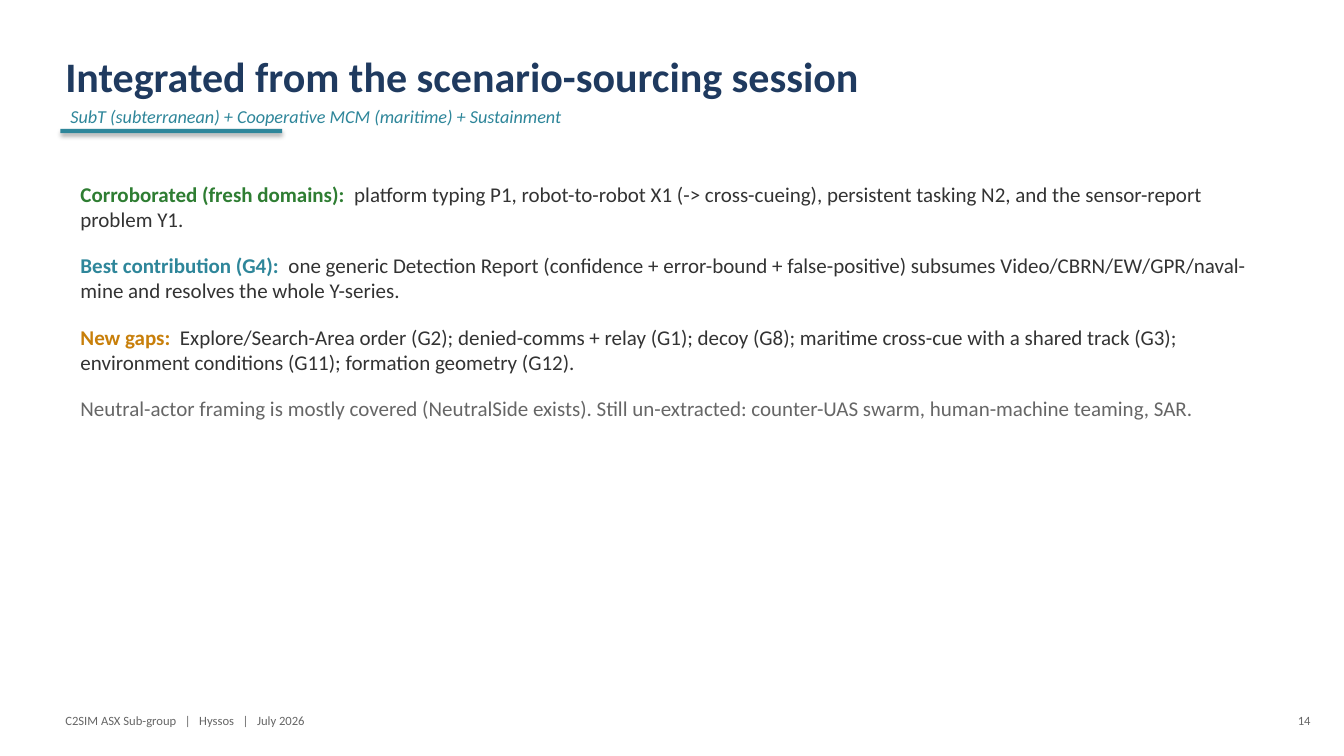
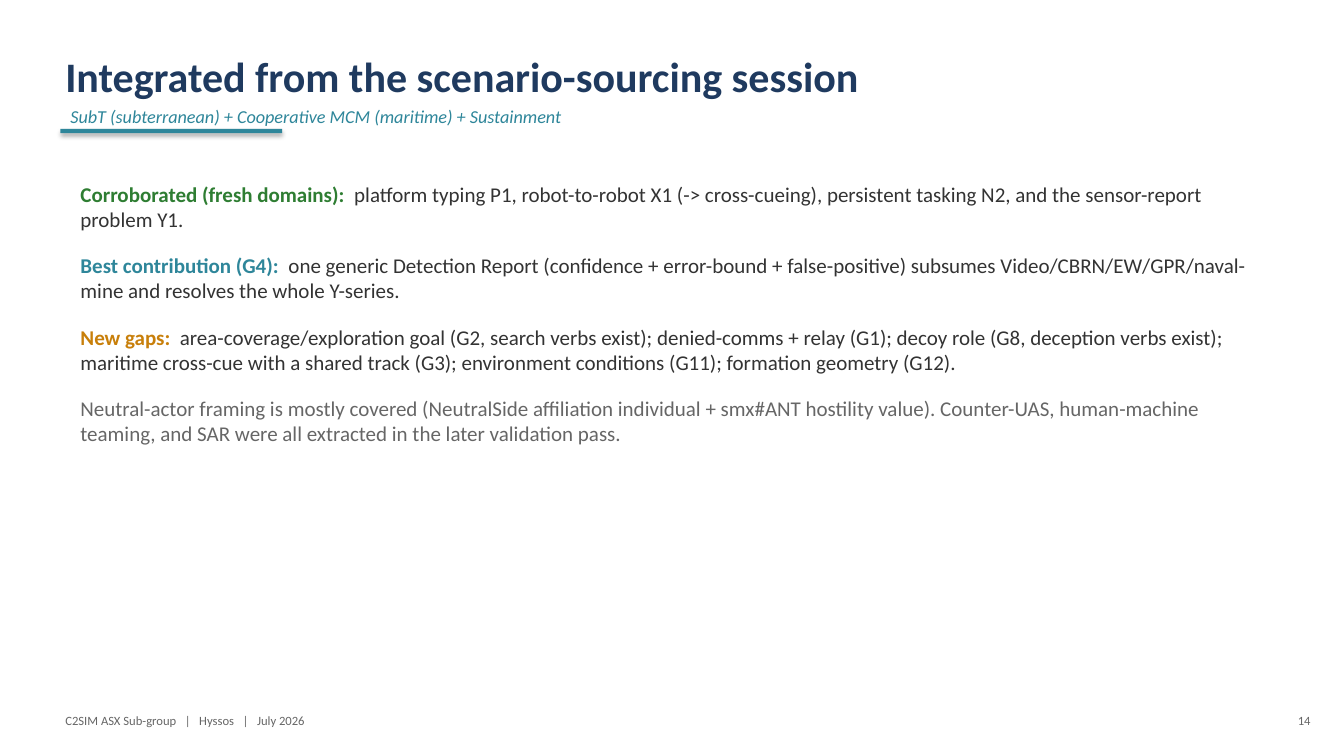
Before and after one commit to hyssostech/C2SIMArtifacts, a slide deck: slide 14 of Subgroups/ASX/InstantiationReview/ASX-Instantiation-Findings.pptx. Drawn at 1344x756 pixels with LibreOffice and Linux fonts; fonts in the diff are those of the drawing. Boxes give left, top, right and bottom in pixels: in the first picture for what was removed or moved away, otherwise in the second. Text is boxed around its words. In the diff, an @@ line names an element or a change of style, - is before the commit and + after.

```diff
--- a/Subgroups/ASX/InstantiationReview/ASX-Instantiation-Findings.pptx
+++ b/Subgroups/ASX/InstantiationReview/ASX-Instantiation-Findings.pptx
@@ text at box(80, 330, 1222, 445): text changed @@
-New gaps: Explore/Search-Area order (G2); denied-comms + relay (G1); decoy (G8); maritime cross-cue with a shared track (G3); environment conditions (G11); formation geometry (G12).
-Neutral-actor framing is mostly covered (NeutralSide exists). Still un-extracted: counter-UAS swarm, human-machine teaming, SAR.
+New gaps: area-coverage/exploration goal (G2, search verbs exist); denied-comms + relay (G1); decoy role (G8, deception verbs exist); maritime cross-cue with a shared track (G3); environment conditions (G11); formation geometry (G12).
+Neutral-actor framing is mostly covered (NeutralSide affiliation individual + smx#ANT hostility value). Counter-UAS, human-machine teaming, and SAR were all extracted in the later validation pass.
```
Also in this commit, not shown: 7 other slides changed, 14 other files.
